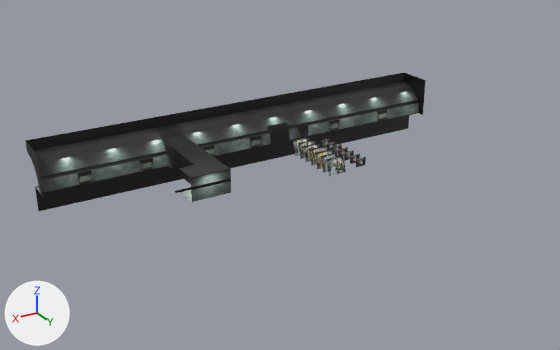
Renders of the glTF model public/models/anden.glb from each side of a commit.
The view is the same before and after, from a camera (50 mm lens) standing at (329.0, 606.0, 274.0) and looking at (9.0, 73.0, 8.0). Lighting does not change. The marker at lower left points along +X, +Y and +Z. Where no turn or scale is listed for an object, it has been applied to the vertices.

The first picture shows 'anden', 'pared', 'pasillo'.
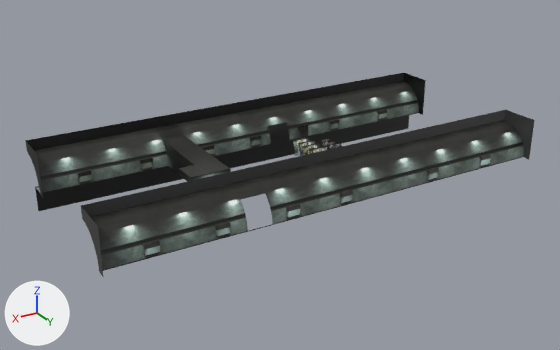
Boxes (x1, y1, x2, y2) around the edits, measured in the pictures (560 x 350 px):
```json
{"object": "pared-sin-cartel", "change": "added", "after": [81, 110, 534, 276]}
```

Edits to the scene script, one JSON object a line:
```json
{"op": "add", "block": "img_baked5", "code": ["img_baked5 = load_image('baked5', '_unpacked/baked5', 4096, 1080, 'sRGB')"]}
{"op": "add", "block": "mat_baked_pared_sin_cartel", "code": ["mat_baked_pared_sin_cartel = bpy.data.materials.new('baked.pared-sin-cartel')", "# uses the picture img_baked5"]}
{"op": "add", "block": "me_mesh_011", "code": ["me_mesh_011 = bpy.data.meshes.new('Mesh.011')", "me_mesh_011.from_pydata(...)  # 468 vertices, 912 faces; spans x -200.0..200.0, y -28.0..8.0, z 0.0..38.0", "me_mesh_011.materials.append(mat_baked_pared_sin_cartel)"]}
{"op": "add", "block": "ob_pared_sin_cartel", "code": ["ob_pared_sin_cartel = bpy.data.objects.new('pared-sin-cartel', me_mesh_011)", "ob_pared_sin_cartel.location = (0.0, 155.8, 9.5)"]}
```
